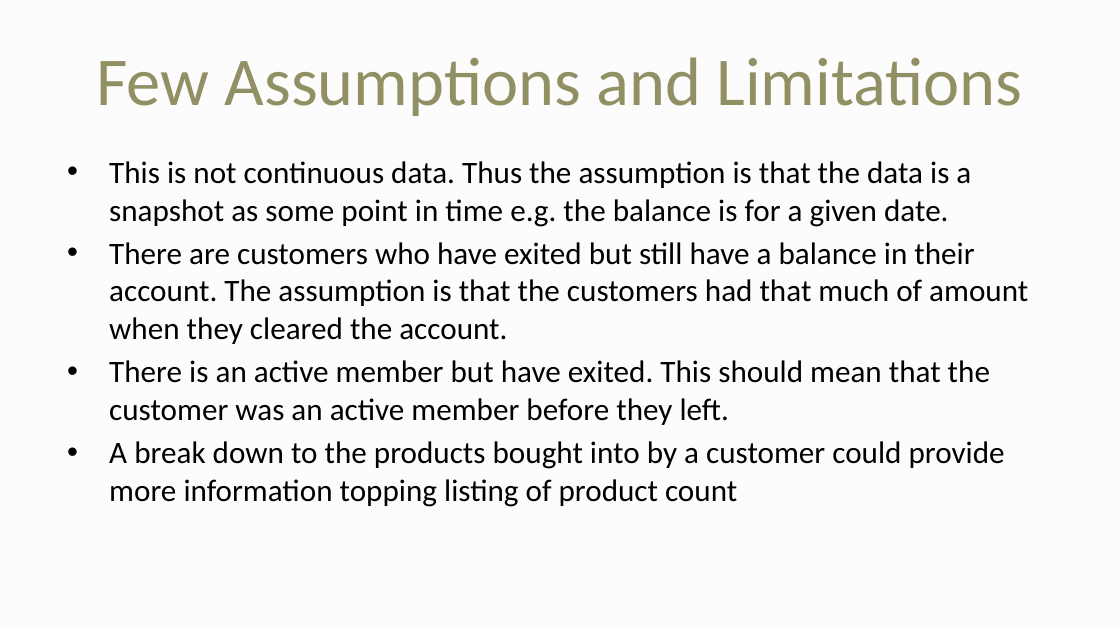
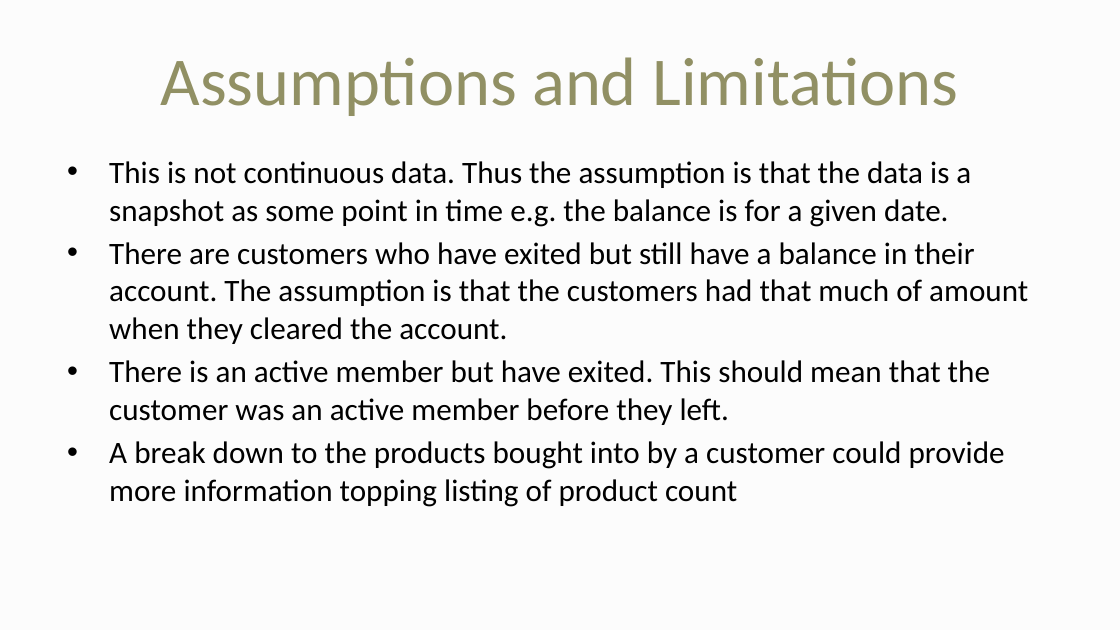
Before and after one commit to vaibhagarwal/Projects, a slide deck: slide 21 of Churn_Analysis/Churn_Analysis_Presentation.pptx. Drawn at 1120x630 pixels with LibreOffice and Linux fonts; fonts in the diff are those of the drawing. Boxes give left, top, right and bottom in pixels: in the first picture for what was removed or moved away, otherwise in the second. Text is boxed around its words. In the diff, an @@ line names an element or a change of style, - is before the commit and + after.

```diff
--- a/Churn_Analysis/Churn_Analysis_Presentation.pptx
+++ b/Churn_Analysis/Churn_Analysis_Presentation.pptx
@@ title at bbox=[161, 57, 958, 116]: text changed @@
-Few Assumptions and Limitations
+Assumptions and Limitations
```
Also in this commit, not shown: 1 other slide changed, 4 other files.
